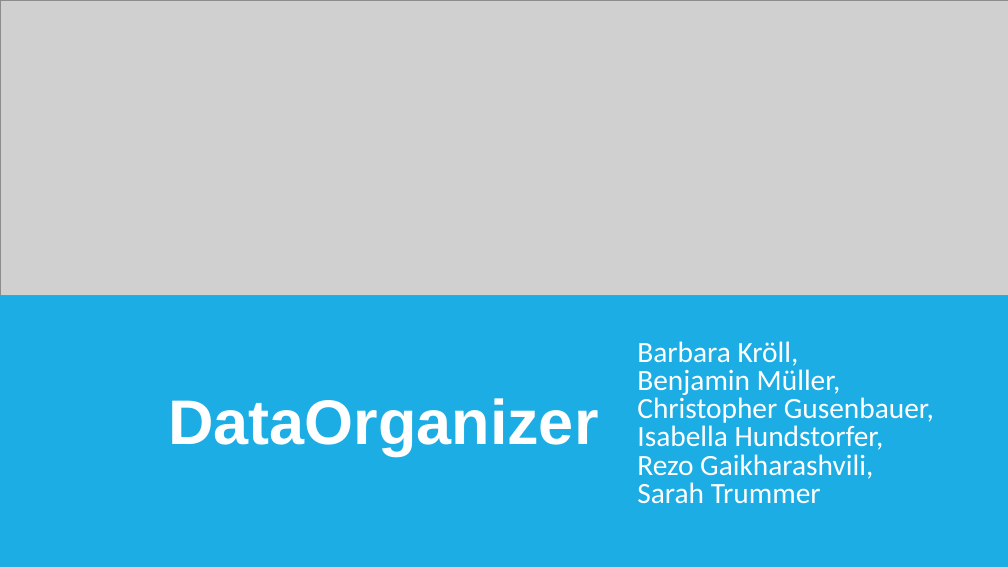
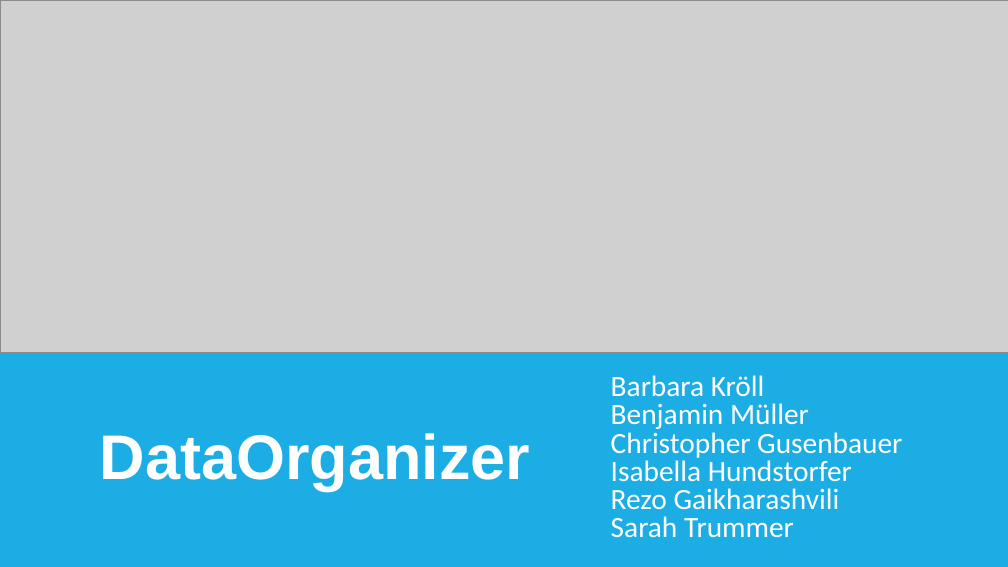
Before and after one commit to FireRedDev/DataOrganizer, a slide deck: slide 1 of Dokumentation/DataOrganizer.pptm. Drawn at 1008x567 pixels with LibreOffice and Linux fonts; fonts in the diff are those of the drawing; grey boxes stand for pictures. Boxes give left, top, right and bottom in pixels: in the first picture for what was removed or moved away, otherwise in the second. Text is boxed around its words. In the diff, an @@ line names an element or a change of style, - is before the commit and + after.

```diff
--- a/Dokumentation/DataOrganizer.pptm
+++ b/Dokumentation/DataOrganizer.pptm
@@ picture resized from (x1=0, y1=0, x2=1008, y2=295) to (x1=0, y1=0, x2=1008, y2=353) @@
@@ title "DataOrganizer" moved from (x1=168, y1=398, x2=598, y2=456) to (x1=100, y1=433, x2=530, y2=490) @@
@@ subtitle at (x1=611, y1=375, x2=902, y2=537): text changed @@
-Barbara Kröll,
-Benjamin Müller,
-Christopher Gusenbauer, Isabella Hundstorfer,
-Rezo Gaikharashvili,
-Sarah Trummer
+Barbara Kröll
+Benjamin Müller
+Christopher Gusenbauer
+Isabella Hundstorfer
+Rezo Gaikharashvili
+Sarah Trummer
```
Also in this commit, not shown: 5 other slides changed, 1 slide removed, 2 other files.
